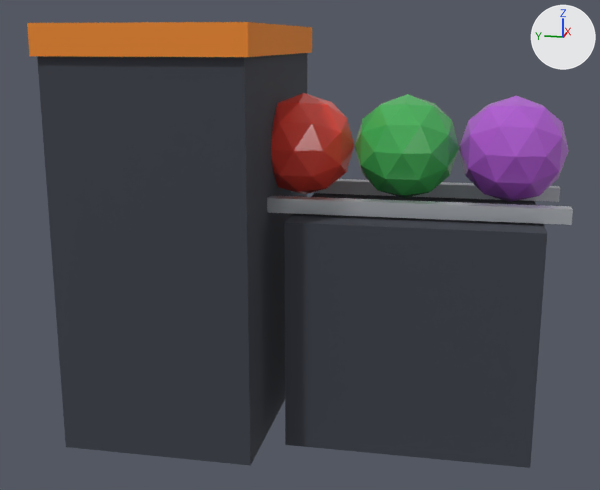
An edit to the glTF model assets/models/ball_return.glb, drawn before and after from the same camera.
Rendered twice from a camera (50 mm lens) standing at (-1.77, -0.295, 0.828) and looking at (-0.02, 0.055, 0.391). The axes (+X, +Y, +Z) are drawn at upper right. The lights are the same throughout. The picture after the commit comes second. Where no turn or scale is listed for an object, it has been applied to the vertices.

Names of what the first picture shows: 'ball_return_ball_0', 'ball_return_ball_1', 'ball_return_ball_2', 'hood_return_body', 'legs_return_body', 'rail_return_chrome', 'top_return_orange'.
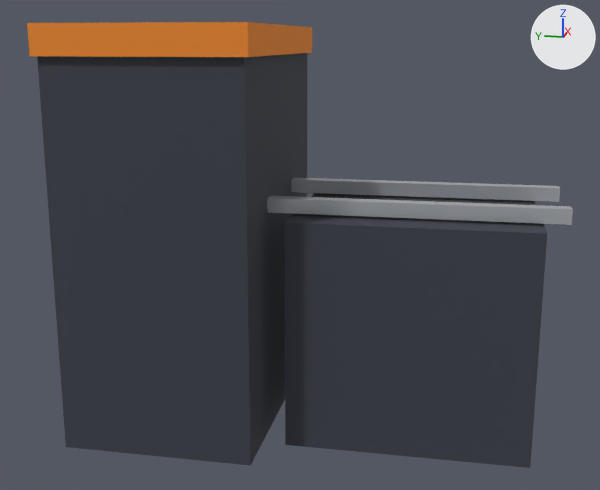
Changed parts and their boxes (x1, y1, x2, y2) in the pictures (600 x 490 px):
'ball_return_ball_2', deleted (purple)
    before: (459, 96, 569, 202)
'ball_return_ball_1', deleted (green)
    before: (355, 94, 459, 198)
'ball_return_ball_0', deleted (red)
    before: (271, 93, 354, 195)

Patch to the scene script:
```diff
--- a/assets/models/ball_return.glb.py
+++ b/assets/models/ball_return.glb.py
@@ ob_ball_return_ball_0 @@
-ob_ball_return_ball_0 = bpy.data.objects.new('ball_return_ball_0', me_mesh_4)
-ob_ball_return_ball_0.location = (0.0, 0.0, 0.0)
@@ ob_ball_return_ball_1 @@
-ob_ball_return_ball_1 = bpy.data.objects.new('ball_return_ball_1', me_mesh_5)
-ob_ball_return_ball_1.location = (0.0, 0.0, 0.0)
@@ ob_ball_return_ball_2 @@
-ob_ball_return_ball_2 = bpy.data.objects.new('ball_return_ball_2', me_mesh_6)
-ob_ball_return_ball_2.location = (0.0, 0.0, 0.0)
```
